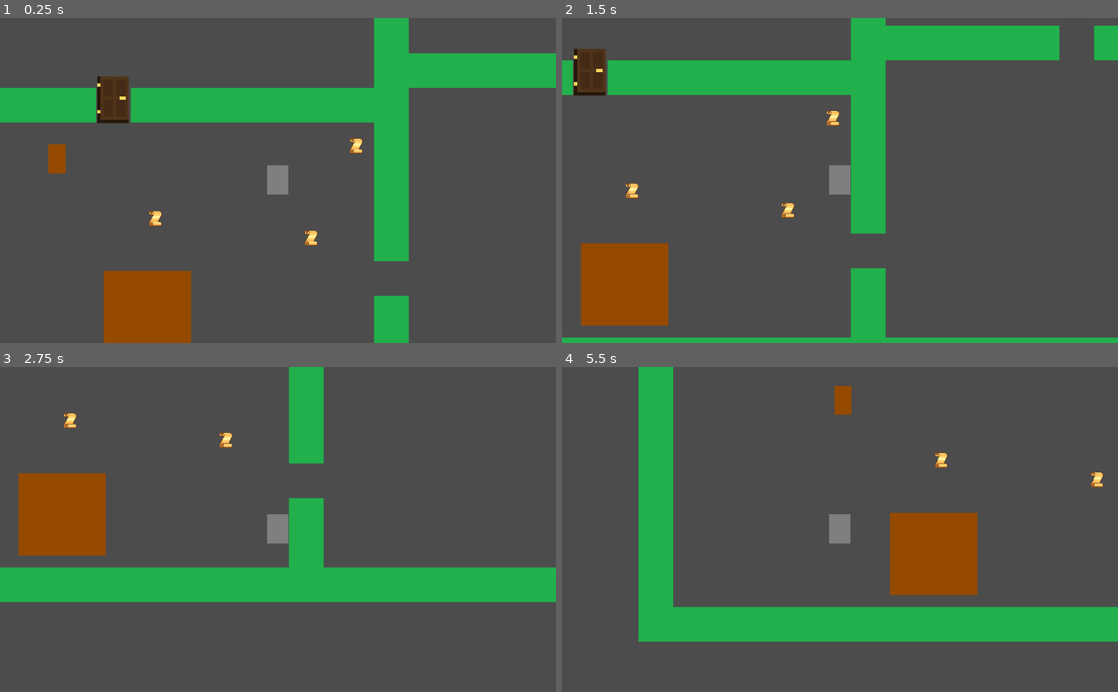
Above: before the commit, frames 1-4 (two rows, left to right).
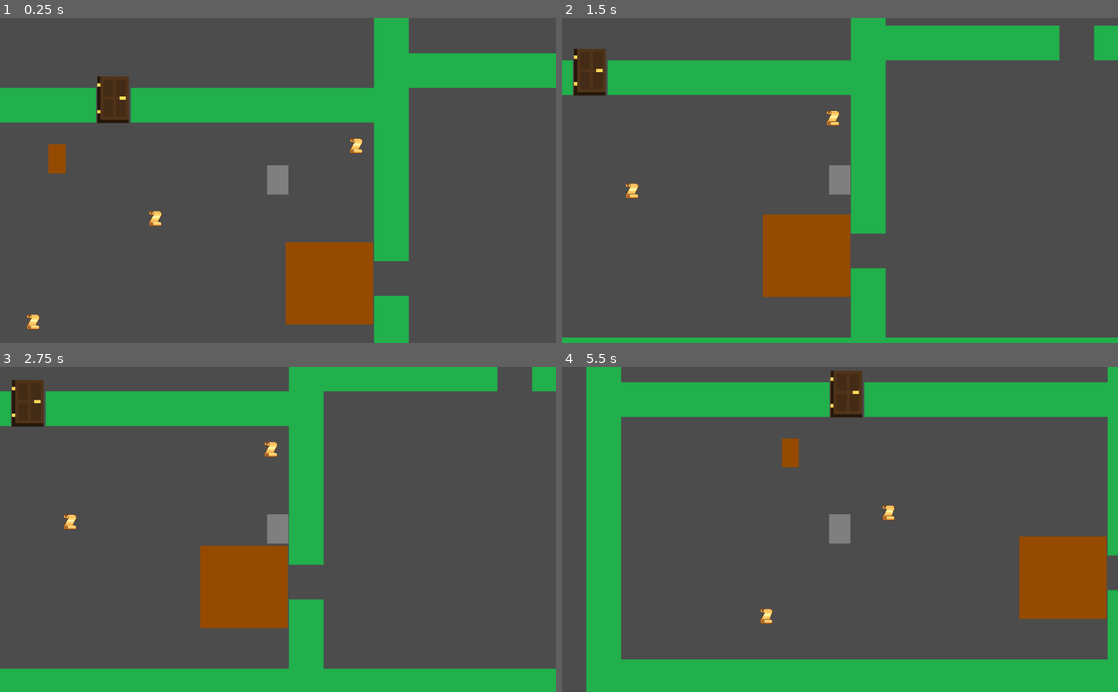
Above: after the commit, the same moments.

Repository: EnzoGalarza/Los-Secretos-de-C.I.B.V
Game: Godot game, scene res://Main.tscn
Two runs of this game, one before a commit and one after it. Both use one fixed random seed, a clock stepped at 60 frames per second and the inputs below.
Inputs:
- Up to frame 1 (0.25 s): no input
- Up to frame 2 (1.5 s): tap Enter at 0.5 s; hold D (move_right) 0.53-1.28 s; tap Space at 1.25 s; hold S (move_down) from 1.28 s (still down)
- Up to frame 3 (2.75 s): release S (move_down) at 2.03 s; hold D (move_right) from 2.03 s (still down)
- Up to frame 4 (5.5 s): tap Enter at 2.75 s; release D (move_right) at 2.78 s; hold W (move_up) 2.78-3.53 s; hold A (move_left) 3.53-5.03 s; hold S (move_down) from 5.03 s (still down)

The runs differ from the first frame. In frame 1, 7.7% of the frame differs, in the area x 4-68%, y 65-100%; in frame 2, 8.1%; in frame 3, 35%; in frame 4, 46%, in the area x 4-100%, y 0-100%.

Commit message:
movi el static para tapar la entrada

Diff:
--- a/Los secretos de CIBV/Main.tscn
+++ b/Los secretos de CIBV/Main.tscn
@@ -66,7 +66,7 @@
 gravity = 0
 
 [node name="StaticBody2D" parent="Environment" instance=ExtResource( 3 )]
-position = Vector2( 543, 414 )
+position = Vector2( 878, 361 )
 collision_layer = 3
 collision_mask = 2
 
@@ -82,7 +82,7 @@
 script = SubResource( 3 )
 
 [node name="Papel3" parent="Environment" instance=ExtResource( 8 )]
-position = Vector2( 842, 277 )
+position = Vector2( 330, 432 )
 script = SubResource( 3 )
 
 [node name="TileMap" type="TileMap" parent="Environment"]
